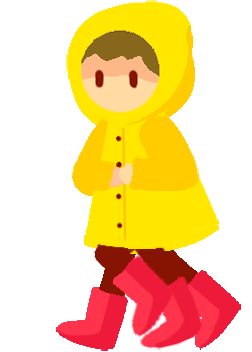
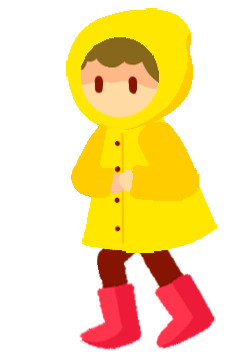
Before/after of a w=252, h=352 layered artwork. What changed in the layer stack:
added group "4-M Contact copy" with 5 layers above "7- High Point" over <box>66,8,217,351</box>
added layer "Arms copy 5" in group "4-M Contact copy" over <box>73,163,199,201</box>
added layer "Arms" (1st of 12, in "4-M Contact copy") in group "4-M Contact copy" over <box>66,8,197,200</box>
added layer "Raincoat" (1st of 10, in "4-M Contact copy") in group "4-M Contact copy" over <box>82,109,217,253</box>
added layer "Leg 1" (1st of 16, in "4-M Contact copy") in group "4-M Contact copy" over <box>78,217,153,351</box>
added layer "Leg 2" (1st of 10, in "4-M Contact copy") in group "4-M Contact copy" over <box>124,210,217,351</box>
hid group "7- High Point" (5 layers) over <box>66,0,219,350</box>
hid group "1- Contact Start End" (4 layers) over <box>56,11,241,351</box>
